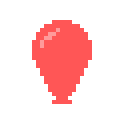
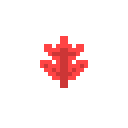
Layers edited between the first and the second 128 x 128 image:
added layer "Layer 2" above "Layer 1" over <box>40,36,88,88</box>
hid "Layer 1" over <box>32,20,92,104</box>
